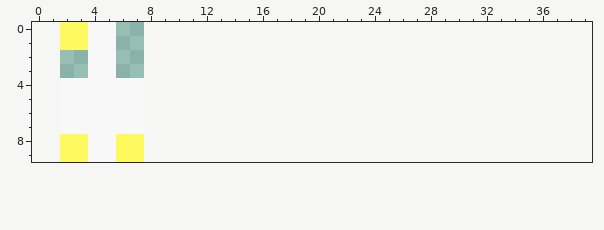
Pixel-art sprite -- assets/duck.png. The picture above was drawn from the file before the commit.
The file is 6x10 pixels. The old version is drawn lined up with the new one, on the new canvas.
And afterwards:
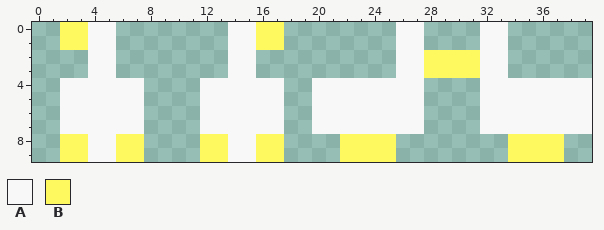
Palette (. is transparent): A #f8f8f8  B #fff960
Diff:
canvas 6x10 -> 40x10, the old top-left corner now at 2,0
Colour A now appears in rows 0 to 3 at x 14 to 15, 26 to 27 and 32 to 33; in rows 4 to 7 at x 12 to 17, 20 to 27 and 32 to 39; in rows 8 to 9 at x 14 to 15.
Colour B now appears in rows 0 to 1 at x 16 to 17; in rows 2 to 3 at x 28 to 31; in rows 8 to 9 at x 12 to 13, 16 to 17, 22 to 25 and 34 to 37.
Boxes around the changes in both pictures, in picture pixels (x1, y1, x2, y2):
added: (200, 22, 592, 162)
